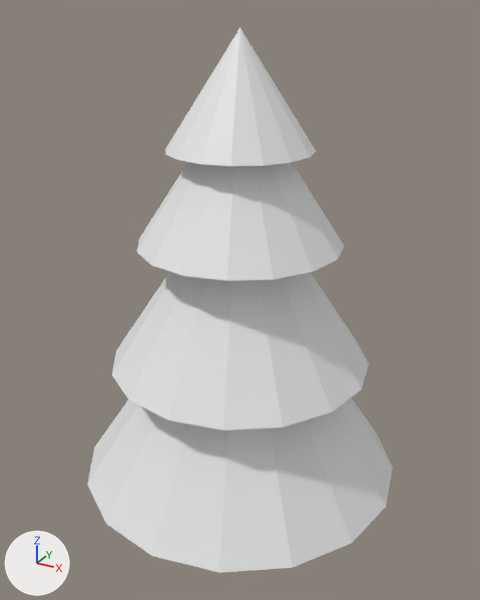
The FBX model Assets/Models/Arbres/sapin.fbx: old version first, new version second.
Before and after are seen from a 50 mm camera at (4.26, -7.74, 7.16) aimed at (-0.02, 0.06, 3.26). Lighting does not change. The marker at lower left points along +X, +Y and +Z. Where no turn or scale is listed for an object, it has been applied to the vertices.
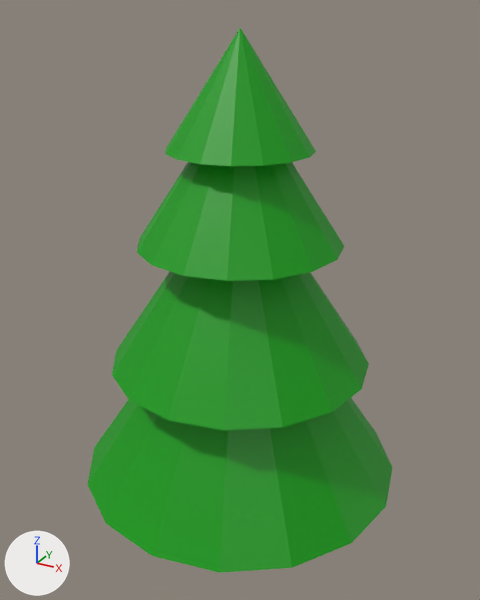
Boxes (x1, y1, x2, y2) around the edits, measured in the pictures (480 x 600 px):
'Cylinder.001', recoloured (white to green): (87, 398, 393, 573) in both
'Cylinder.002', recoloured (white to green): (112, 272, 369, 430) in both
'Cylinder.003', recoloured (white to green): (137, 162, 344, 281) in both
'Cylinder.004', recoloured (white to green): (165, 28, 316, 166) in both

The change, as a list of edits to the scene's bpy script:
```text
Add mat_material_001:
    mat_material_001 = principled_material('Material.001')
    mat_material_001.base_color = (0.0, 0.33, 0.000691)  # green #009b02
Change me_cylinder_003:
    where me_cylinder_003.from_pydata(...)  # 17 vertices, 17 faces; spans x -1.44..1.44, y -1.44..1.44, z -0.6..1.57
    add me_cylinder_003.materials.append(mat_material_001)  # green #009b02
Change me_cylinder_002:
    where me_cylinder_002.from_pydata(...)  # 17 vertices, 17 faces; spans x -1.91..1.91, y -1.91..1.91, z -0.79..2.08
    add me_cylinder_002.materials.append(mat_material_001)  # green #009b02
Change me_cylinder_001:
    where me_cylinder_001.from_pydata(...)  # 17 vertices, 17 faces; spans x -2.42..2.42, y -2.42..2.42, z -1.0..2.64
    add me_cylinder_001.materials.append(mat_material_001)  # green #009b02
Change me_cylinder_004:
    where me_cylinder_004.from_pydata(...)  # 17 vertices, 17 faces; spans x -1.0..1.0, y -1.0..1.0, z -0.41..1.09
    add me_cylinder_004.materials.append(mat_material_001)  # green #009b02
```
